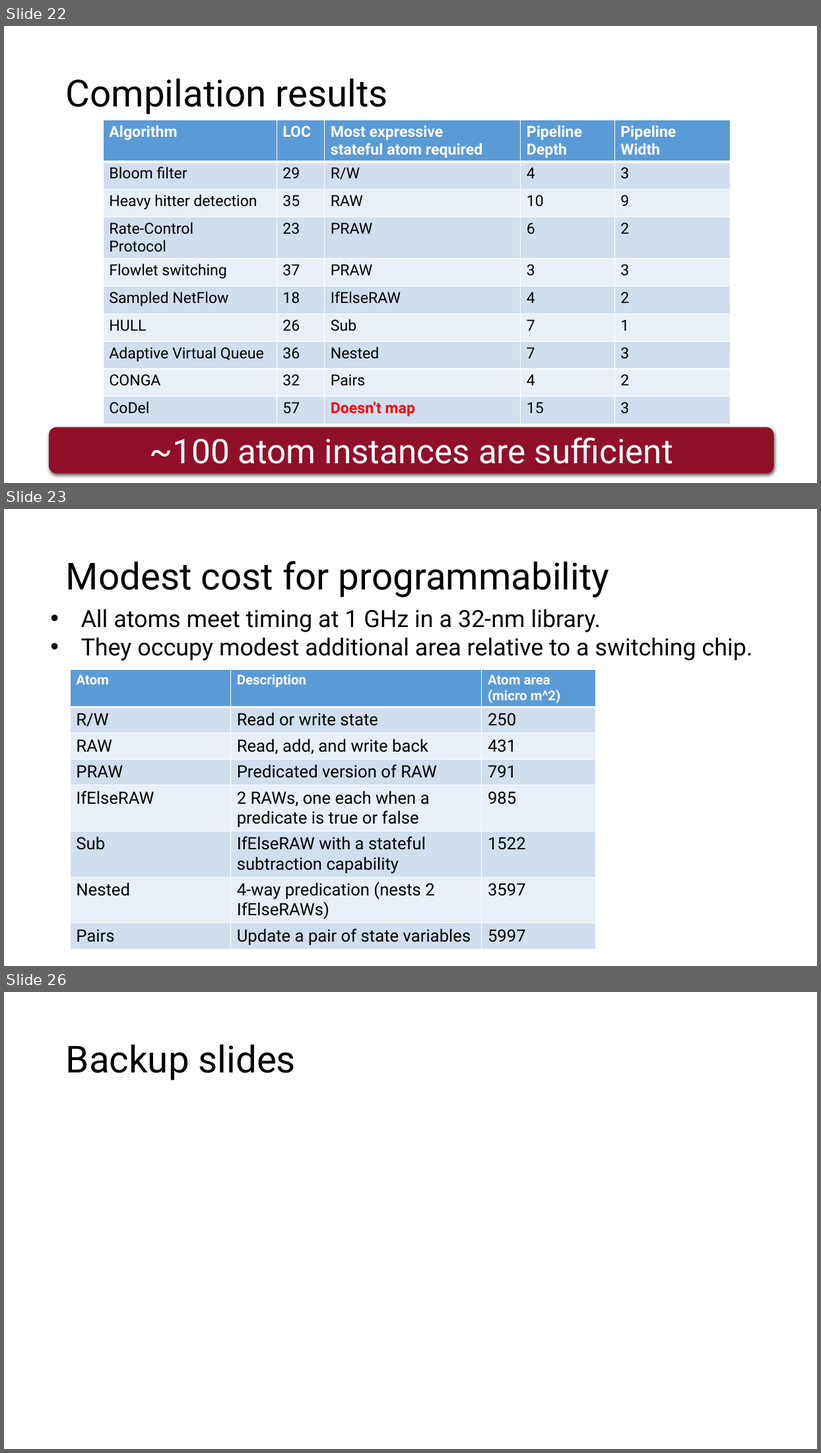
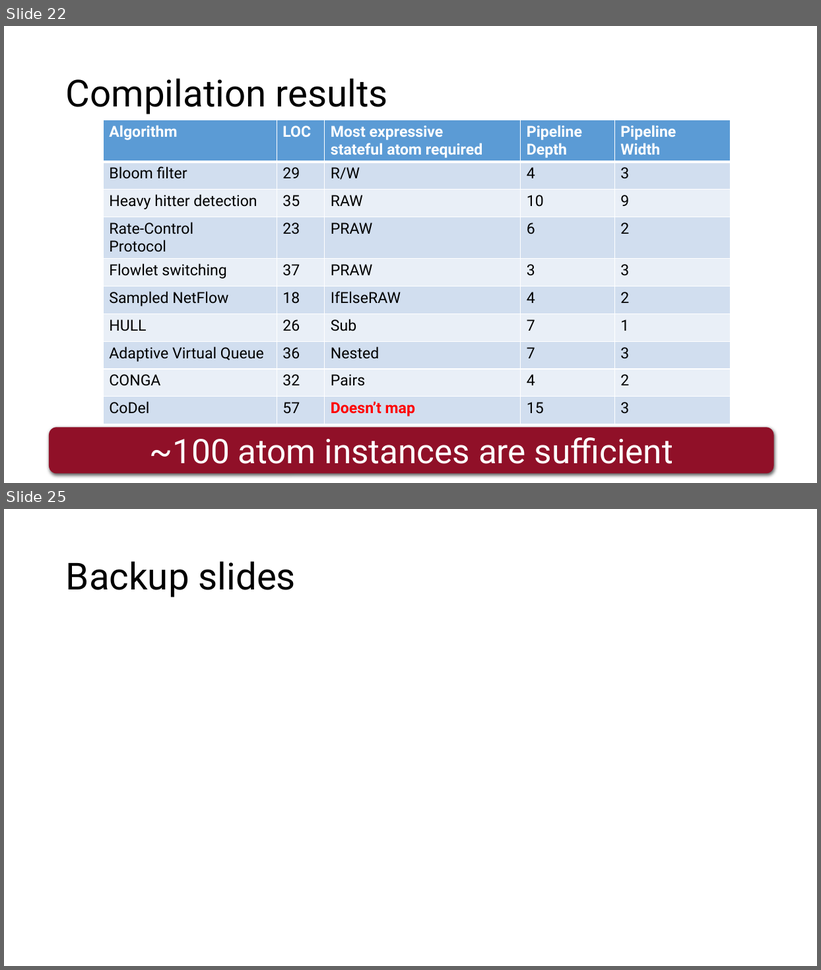
Before and after one commit to anirudhSK/pifo-domino-marple-ppts, a slide deck: domino_sigcomm.pptx. Shown one above the other, each under a label of ours: slides 22, 23 and 26 before the commit, slides 22 and 25 after it; the slides between them are not shown. The pictures are 821x1453 and 821x970 pixels, drawn with LibreOffice and Linux fonts; fonts in the diff are those of the drawing. Boxes give left, top, right and bottom in pixels: in the first picture for what was removed or moved away, otherwise in the second. Text is boxed around its words. In the diff, an @@ line names an element or a change of style, - is before the commit and + after.

```diff
--- a/domino_sigcomm.pptx
+++ b/domino_sigcomm.pptx
@@ slide 23 removed at (4,509,817,966), background #FFFFFF @@
@@ title removed at (66,561,609,597) @@
-Modest cost for programmability
@@ text removed at (81,609,753,661) @@
-• All atoms meet timing at 1 GHz in a 32-nm library.
-• They occupy modest additional area relative to a switching chip.
@@ table removed at (70,669,596,955), 8 rows, 3 columns @@
-Atom | Description | Atom area / (micro m^2)
-R/W | Read or write state | 250
-RAW | Read, add, and write back | 431
-PRAW | Predicated version of RAW | 791
-IfElseRAW | 2 RAWs, one each when a predicate is true or false | 985
-Sub | IfElseRAW with a stateful subtraction capability | 1522
-Nested | 4-way predication (nests 2 IfElseRAWs) | 3597
-Pairs | Update a pair of state variables | 5997
@@ what was slide 26 is now slide 25 @@
```
Also in this commit, not shown: 8 slides changed.
